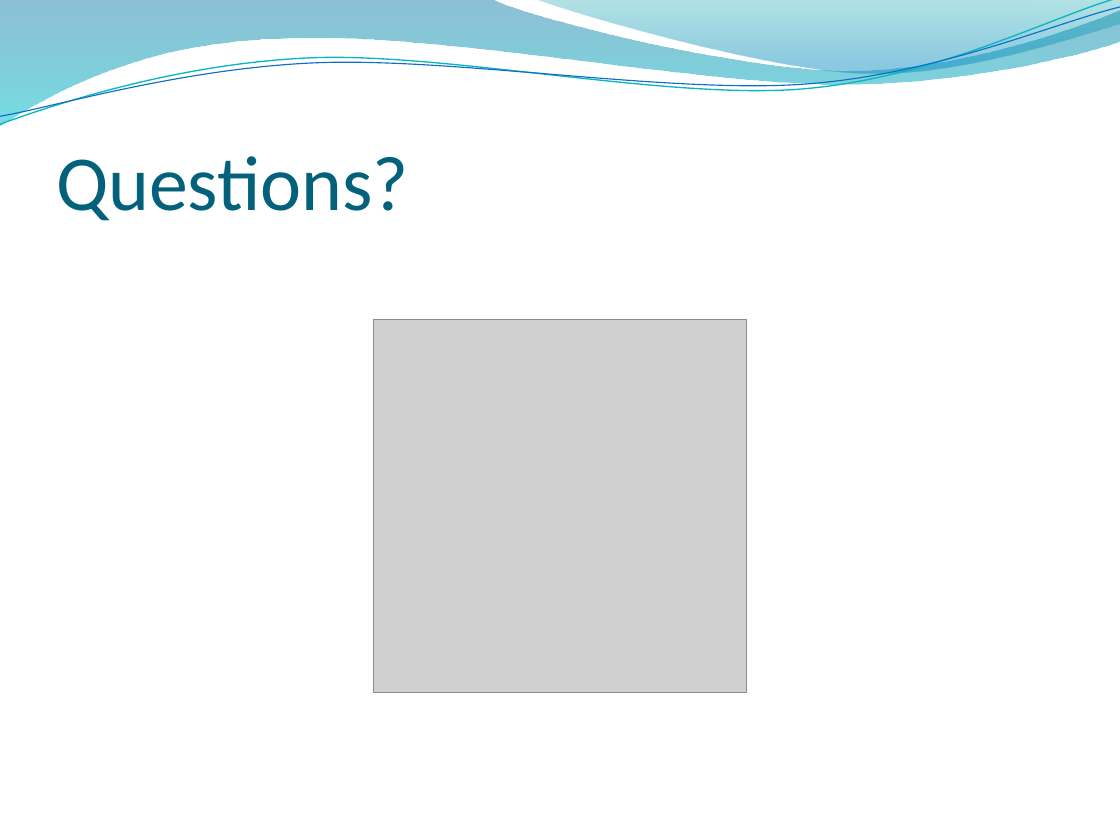
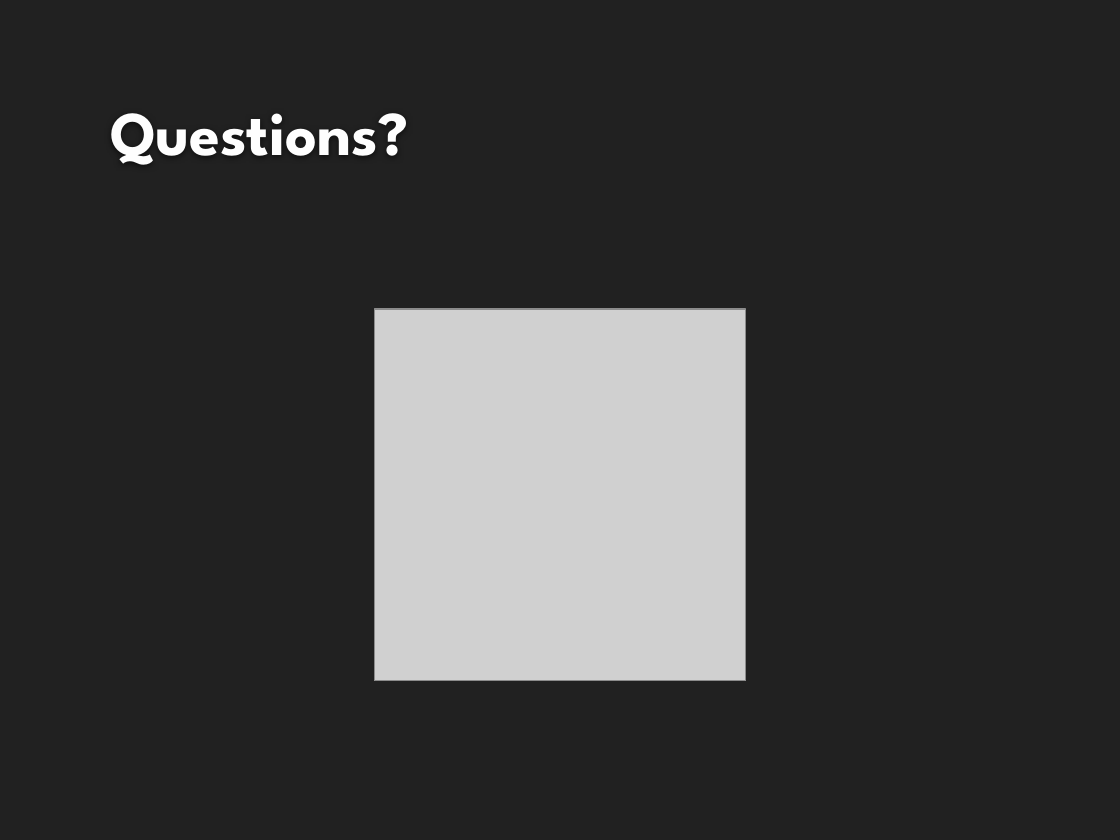
Before and after one commit to HarmanbirD/WaterQwiz, a slide deck: slide 9 of Wasted Water Quiz.pptx. Drawn at 1120x840 pixels with LibreOffice and Linux fonts; fonts in the diff are those of the drawing; grey boxes stand for pictures; background and template pictures are left out. Boxes give left, top, right and bottom in pixels: in the first picture for what was removed or moved away, otherwise in the second. Text is boxed around its words. In the diff, an @@ line names an element or a change of style, - is before the commit and + after.

```diff
--- a/Wasted Water Quiz.pptx
+++ b/Wasted Water Quiz.pptx
@@ background picture (left out) to #212121 @@
@@ freeform shape removed at (0,0,1120,127) @@
@@ freeform shape removed at (0,0,1120,131) @@
@@ freeform shape removed at (0,7,1120,125) @@
@@ freeform shape removed at (536,0,1120,77) @@
@@ title "Questions?": place and size @@
-title "Questions?" at (56,156,409,221)
+title "Questions?" at (110,113,408,165)
@@ title "Questions?" at (110,113,408,165): size 50 to 40 pt, font Calibri to League Spartan, text colour #04617B to #FEFEFE, bold on @@
@@ picture: place and size @@
-picture at (373,319,746,692)
+picture at (374,309,746,681)
```
Also in this commit, not shown: 8 other slides changed, 1 other file.
